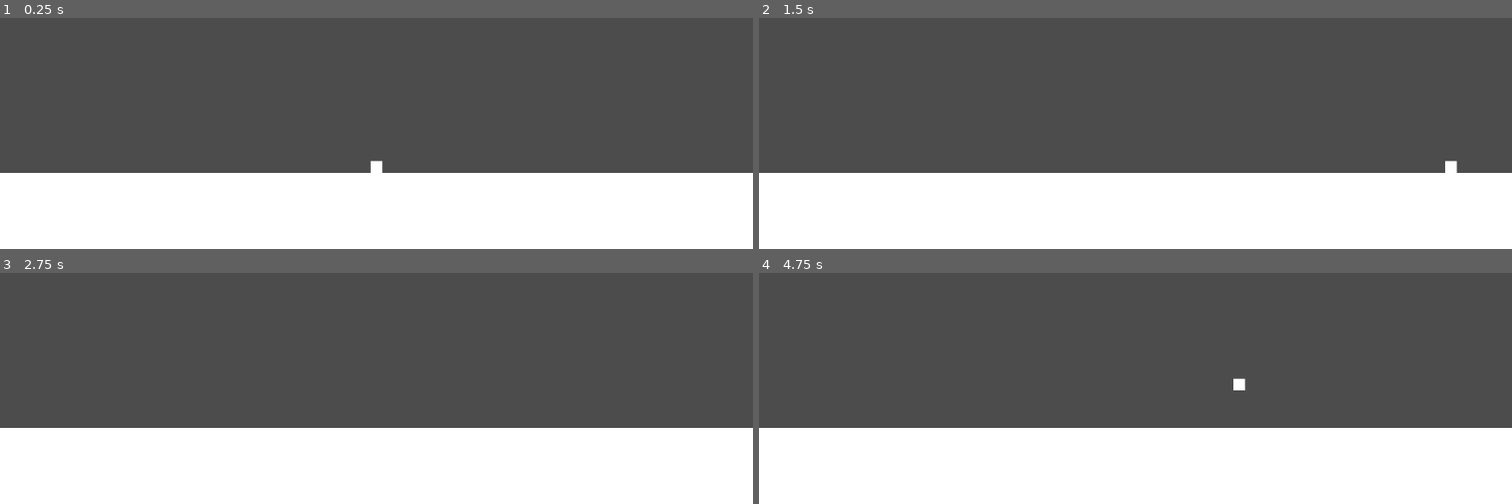
Above: before the commit, frames 1-4 (two rows, left to right).
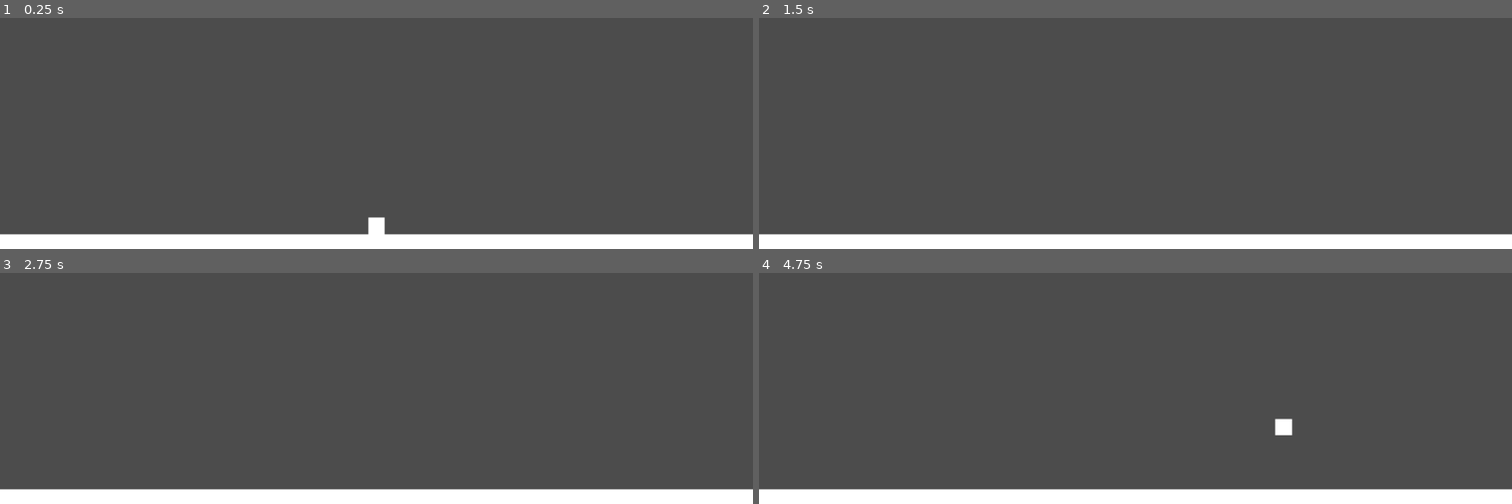
Above: after the commit, the same moments.

Repository: KindaExists/dash-test
Game: Godot game, scene res://Main.tscn
Same seed, same stepped clock (60 frames per second), same inputs: the game is played once before the commit and once after it.
Inputs:
- Up to frame 1 (0.25 s): no input
- Up to frame 2 (1.5 s): tap Enter at 0.5 s; hold Right (right) 0.53-1.28 s; tap X (dash) at 0.6, 1.35 s; tap C (jump) at 0.77 s; hold Down (down) from 1.28 s (still down)
- Up to frame 3 (2.75 s): tap C (jump) at 1.52 s; release Down (down) at 2.03 s; hold Right (right) from 2.03 s (still down); tap X (dash) at 2.1 s
- Up to frame 4 (4.75 s): tap Space at 2.75, 4.25 s; release Right (right) at 2.78 s; hold Up (up) 2.78-3.53 s; tap X (dash) at 2.85, 3.6, 4.35 s; tap C (jump) at 3.02, 3.77, 4.52 s; tap Enter at 3.5 s; hold Left (left) from 3.53 s (still down)

The runs differ from the first frame. In frame 1, 27% of the frame differs, in the area x 0-100%, y 61-94%; in frame 2, 27%; in frame 3, 27%; in frame 4, 27%, in the area x 0-100%, y 45-94%.

Commit message:
add dash ghosts

Diff:
--- /dev/null
+++ b/DashGhost.tscn
@@ -0,0 +1,13 @@
+[gd_scene load_steps=3 format=2]
+
+[ext_resource path="res://assets/sprites/box.png" type="Texture" id=1]
+[ext_resource path="res://scripts/DashGhost.gd" type="Script" id=2]
+
+[node name="DashGhost" type="Sprite"]
+z_index = -1
+texture = ExtResource( 1 )
+script = ExtResource( 2 )
+
+[node name="Tween" type="Tween" parent="."]
+
+[connection signal="tween_all_completed" from="Tween" to="." method="_on_Tween_tween_all_completed"]
--- a/Main.tscn
+++ b/Main.tscn
@@ -16,5 +16,6 @@
 position = Vector2( 0, 504 )
 offset = Vector2( 0, -188 )
 current = true
+zoom = Vector2( 0.7, 0.7 )
 smoothing_speed = 100.0
 editor_draw_limits = true
--- a/Player.tscn
+++ b/Player.tscn
@@ -1,7 +1,7 @@
 [gd_scene load_steps=4 format=2]
 
 [ext_resource path="res://assets/sprites/box.png" type="Texture" id=1]
-[ext_resource path="res://Player.gd" type="Script" id=2]
+[ext_resource path="res://scripts/Player.gd" type="Script" id=2]
 
 [sub_resource type="RectangleShape2D" id=1]
 extents = Vector2( 8, 8 )
--- a/Camera.gd
+++ b/scripts/Camera.gd
@@ -6,7 +6,7 @@
 onready var camera: Camera2D = $Camera2D
 onready var player: KinematicBody2D = $Player
 
-func _physics_process(delta: float):
+func _physics_process(_delta: float):
 	var player_x_pos: float = player.position.x
 
 	if abs(player_x_pos) > BASE_X_BOUNDS:
--- /dev/null
+++ b/scripts/DashGhost.gd
@@ -0,0 +1,8 @@
+extends Sprite
+
+func _ready():
+	$Tween.interpolate_property(self, "modulate:a", 0.9, 0.0, 0.15, 4, 1)
+	$Tween.start()
+
+func _on_Tween_tween_all_completed():
+	queue_free()
--- a/Player.gd
+++ b/scripts/Player.gd
@@ -1,7 +1,7 @@
 extends KinematicBody2D
 
 # Misc Constants
-export var epsilon = 0.002
+const EPSILON: float = 0.002
 
 # Gravity
 const GRAVITY_ACC: int = 2000
@@ -46,7 +46,28 @@
 var captured_dash_vector: Vector2 = Vector2.ZERO
 
 # Misc
+const GHOST_MIN_SPEED: int = 1200
 onready var player_sprite: Sprite = $Sprite
+var ghost_scene = preload("res://DashGhost.tscn")
+
+
+func _process(_delta: float):
+	if is_dash_ready:
+		player_sprite.modulate = Color(1, 1, 1)
+	else:
+		# Changes color slightly if dash is not ready
+		player_sprite.modulate = Color(0.9, 0.5, 0.5)
+
+	if is_dashing or velocity_vector.length() > GHOST_MIN_SPEED:
+		instance_ghost()
+
+
+func instance_ghost():
+	var ghost: Sprite = ghost_scene.instance()
+	get_parent().add_child(ghost)
+
+	ghost.global_position = global_position
+
 
 
 func _physics_process(delta: float):
@@ -67,11 +88,11 @@
 		if abs(velocity_vector.x) > GROUND_BASE_MAX_SPEED:
 			velocity_vector.x = move_toward(velocity_vector.x, GROUND_BASE_MAX_SPEED * sign(velocity_vector.x), GROUND_OVER_DECEL * delta)
 
-		elif abs(velocity_vector.x) > epsilon and sign(velocity_vector.x) == -sign(input_vector.x):
+		elif abs(velocity_vector.x) > EPSILON and sign(velocity_vector.x) == -sign(input_vector.x):
 			# Player is turning while under base max speed
 			velocity_vector.x = move_toward(velocity_vector.x, 0, GROUND_BASE_TURN_ACC * delta)
 
-		elif abs(velocity_vector.x) > epsilon and abs(input_vector.x) < epsilon:
+		elif abs(velocity_vector.x) > EPSILON and abs(input_vector.x) < EPSILON:
 			# Player is stopping while under base max speed
 			velocity_vector.x = move_toward(velocity_vector.x, 0, GROUND_BASE_STOP_ACC * delta)
 
@@ -84,20 +105,21 @@
 
 	else:
 		# Player is in the air
-		if abs(velocity_vector.x) > epsilon and sign(velocity_vector.x) == -sign(input_vector.x):
+		if abs(velocity_vector.x) > EPSILON and sign(velocity_vector.x) == -sign(input_vector.x):
 			# Player is turning while under base max speed
 			velocity_vector.x = move_toward(velocity_vector.x, 0, AIR_BASE_TURN_ACC * delta)
 
-		elif abs(velocity_vector.x) > epsilon and abs(input_vector.x) < epsilon:
+		elif abs(velocity_vector.x) > EPSILON and abs(input_vector.x) < EPSILON:
 			# Player is stopping while under base max speed
 			velocity_vector.x = move_toward(velocity_vector.x, 0, AIR_BASE_STOP_ACC * delta)
 
 		else:
-			velocity_vector.x = move_toward(
-				velocity_vector.x,
-				AIR_BASE_MAX_SPEED * sign(input_vector.x),
-				AIR_ACC * input_vector.x * sign(input_vector.x) * delta
-			)
+			if abs(velocity_vector.x) < AIR_BASE_MAX_SPEED:
+				velocity_vector.x = move_toward(
+					velocity_vector.x,
+					AIR_BASE_MAX_SPEED * sign(input_vector.x),
+					AIR_ACC * input_vector.x * sign(input_vector.x) * delta
+				)
 
 
 	# y-axis movement
@@ -128,12 +150,6 @@
 
 
 	# Dash movement
-	if is_dash_ready:
-		player_sprite.modulate = Color(1, 1, 1)
-	else:
-		# Changes color slightly if dash is not ready
-		player_sprite.modulate = Color(0.9, 0.5, 0.5)
-
 	if (
 		Input.is_action_just_pressed("dash")
 		and is_dash_ready
@@ -171,7 +187,6 @@
 		int(Input.is_action_pressed("down")) - int(Input.is_action_pressed("up"))
 	)
 
-
 # Not the same as input direction, gets analog input vector
 func get_input_vector() -> Vector2:
 	return Vector2(
